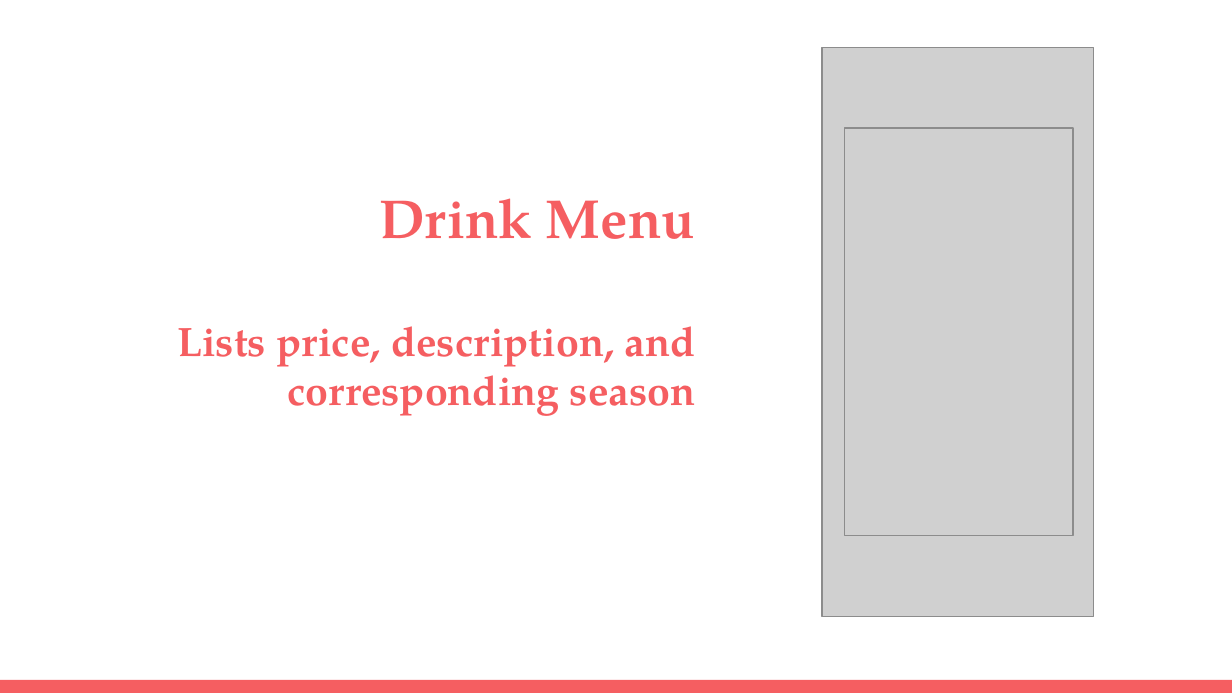
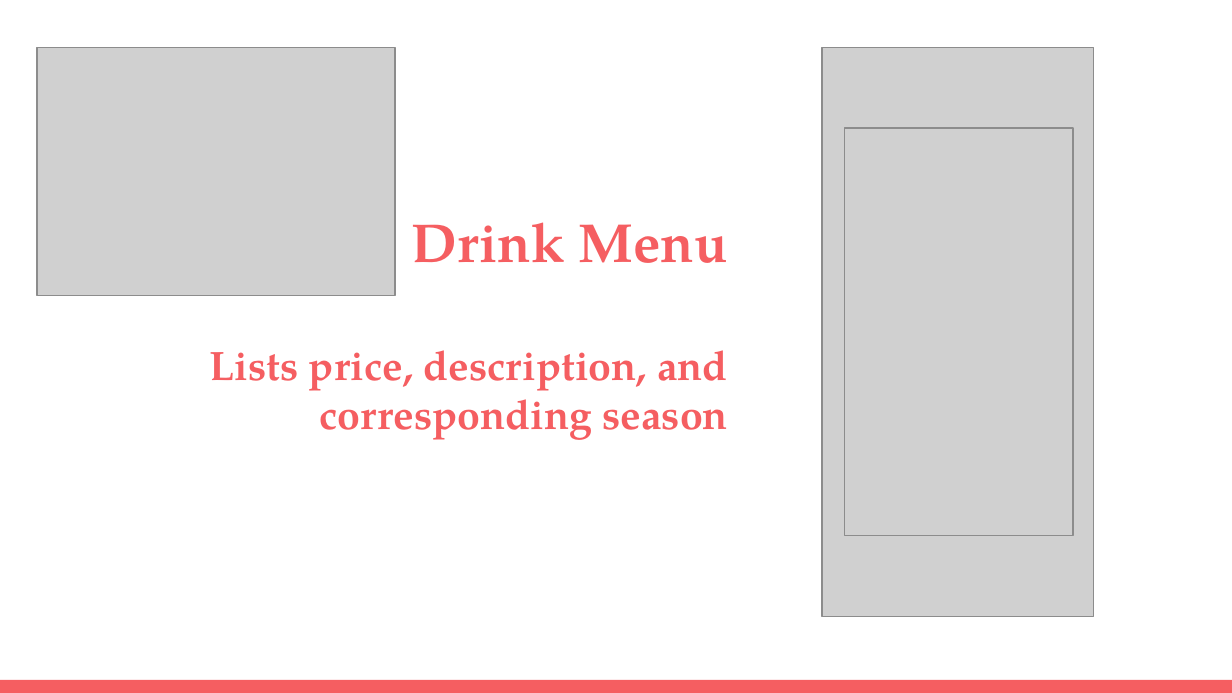
Before and after one commit to michelle-lawrence/ARL_RFE_Application, a slide deck: slide 19 of CS347 Final Project.pptx (slide 15 before the commit). Drawn at 1232x693 pixels with LibreOffice and Linux fonts; fonts in the diff are those of the drawing; grey boxes stand for pictures. Boxes give left, top, right and bottom in pixels: in the first picture for what was removed or moved away, otherwise in the second. Text is boxed around its words. In the diff, an @@ line names an element or a change of style, - is before the commit and + after.

```diff
--- a/CS347 Final Project.pptx
+++ b/CS347 Final Project.pptx
@@ picture added at bbox=[37, 47, 395, 296] @@
@@ title "Drink Menu": place and size @@
-title "Drink Menu" at bbox=[177, 198, 696, 416]
+title "Drink Menu" at bbox=[210, 222, 728, 440]
```
Also in this commit, not shown: 3 other slides changed, 5 slides added.
